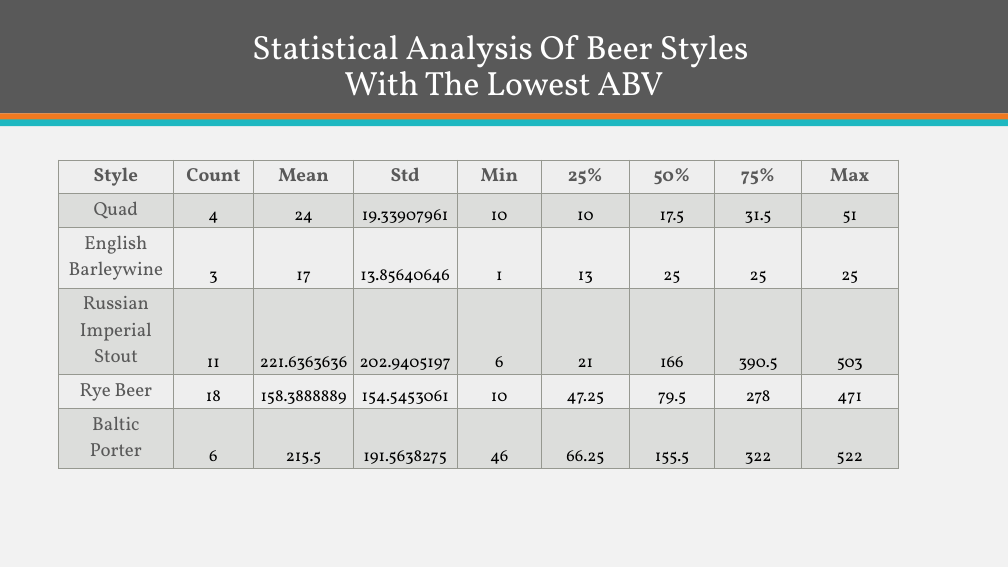
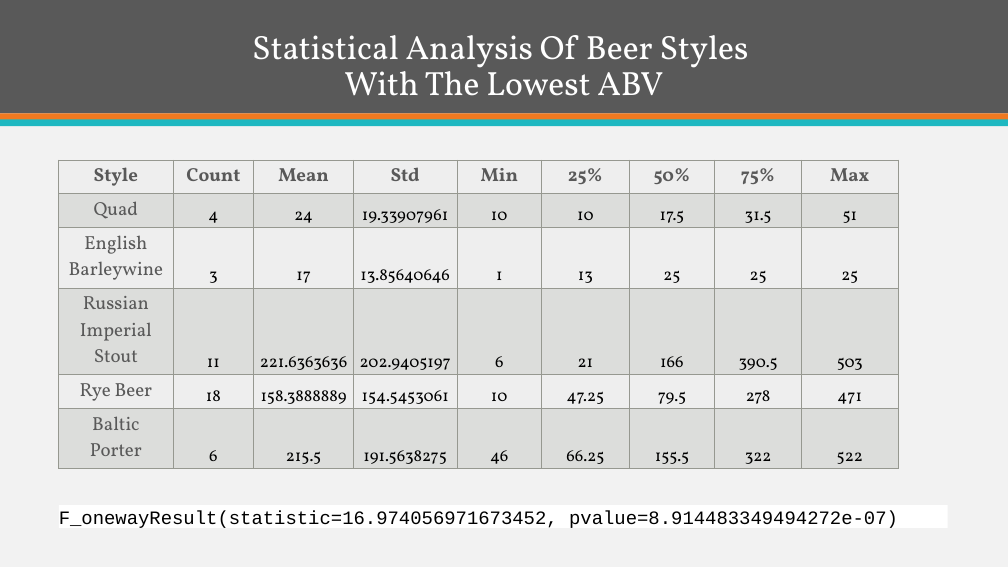
Before and after one commit to ItsGreyedOut/Brewery-Startup, a slide deck: slide 10 of presentation.pptx (slide 9 before the commit). Drawn at 1008x567 pixels with LibreOffice and Linux fonts; fonts in the diff are those of the drawing. Boxes give left, top, right and bottom in pixels: in the first picture for what was removed or moved away, otherwise in the second. Text is boxed around its words. In the diff, an @@ line names an element or a change of style, - is before the commit and + after.

Commit message:
changes ppt3

```diff
--- a/presentation.pptx
+++ b/presentation.pptx
@@ rectangle added at box(59, 505, 948, 528), fill #FFFFFF, 18 pt, text #000000 @@
+F_onewayResult(statistic=16.974056971673452, pvalue=8.914483349494272e-07)
```
Also in this commit, not shown: 1 other slide changed, 4 slides added, 5 slides removed.
